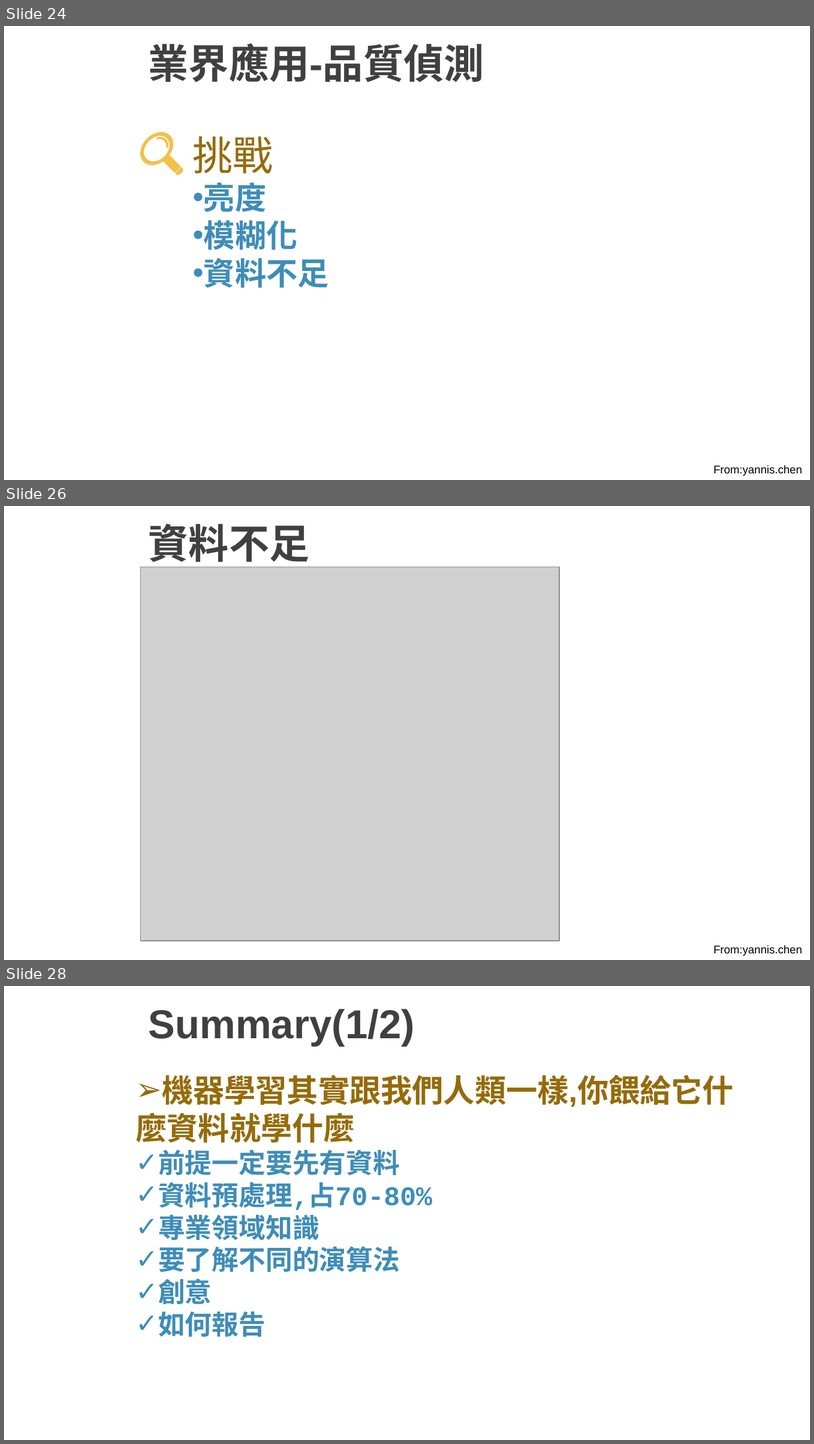
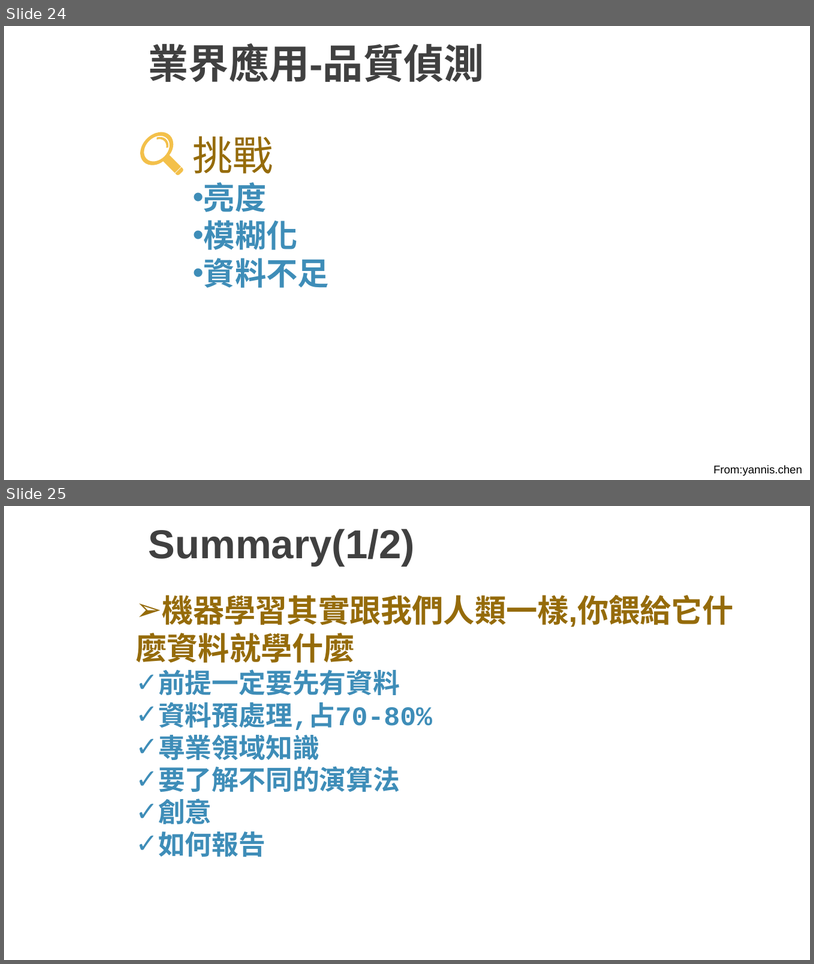
Before and after one commit to paihui/topicshare, a slide deck: 機器學習簡介.pptx. Shown one above the other, each under a label of ours: slides 24, 26 and 28 before the commit, slides 24 and 25 after it; the slides between them are not shown. The pictures are 814x1444 and 814x964 pixels, drawn with LibreOffice and Linux fonts; fonts in the diff are those of the drawing; grey boxes stand for pictures; background and template pictures are left out. Boxes give left, top, right and bottom in pixels: in the first picture for what was removed or moved away, otherwise in the second. Text is boxed around its words. In the diff, an @@ line names an element or a change of style, - is before the commit and + after.

```diff
--- a/機器學習簡介.pptx
+++ b/機器學習簡介.pptx
@@ slide 26 removed at (4, 506, 810, 960), background picture (left out) @@
@@ title removed at (149, 523, 310, 568) @@
-資料不足
@@ picture removed at (140, 567, 560, 940) @@
@@ text removed at (714, 945, 803, 955) @@
-From:yannis.chen
@@ what was slide 28 is now slide 25 @@
```
Also in this commit, not shown: 2 other slides removed.
